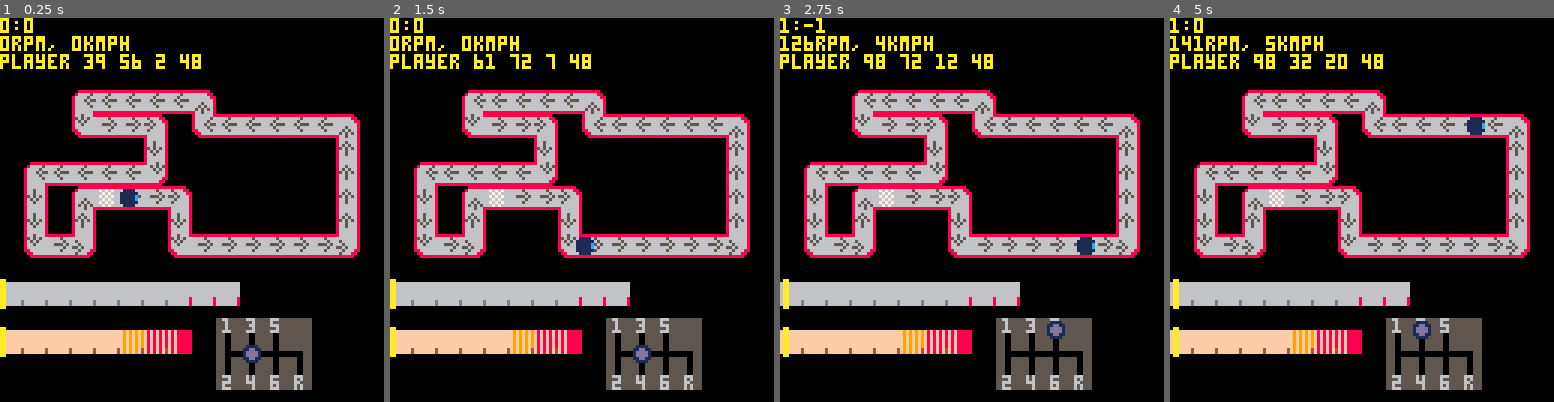
Above: before the commit, frames 1-4 (left to right).
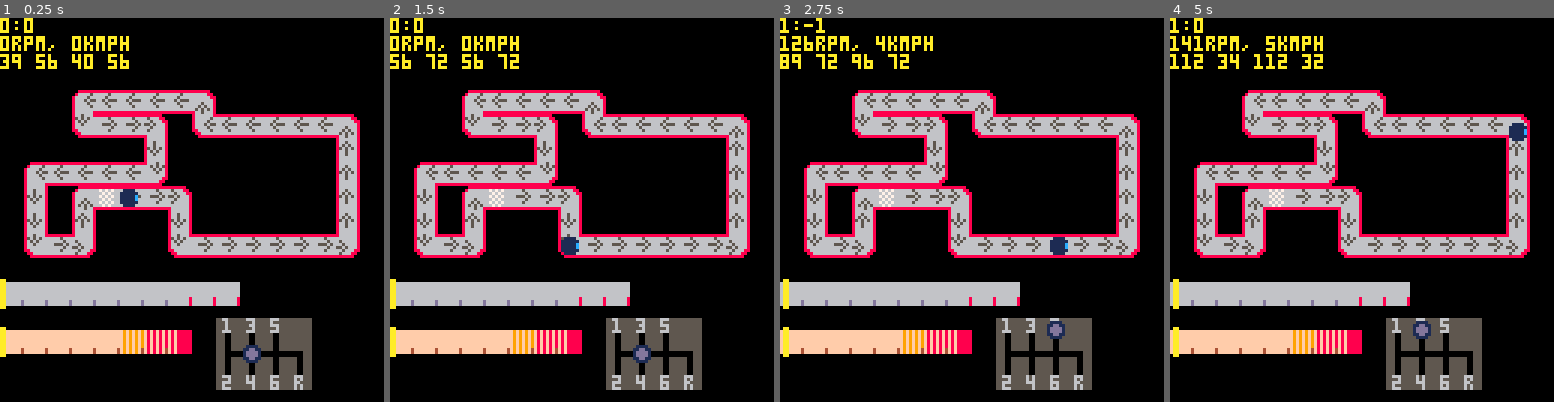
Above: after the commit, the same moments.

Repository: VedVid/PICOdrag
Game: PICO-8 cartridge picodrag.p8
Same seed, same stepped clock (60 frames per second), same inputs: the game is played once before the commit and once after it.
Inputs:
- Up to frame 1 (0.25 s): no input
- Up to frame 2 (1.5 s): no input
- Up to frame 3 (2.75 s): hold Right 1.6-2.1 s; hold Up 2.15-2.42 s; hold Right from 2.47 s (still down)
- Up to frame 4 (5 s): release Right at 3.03 s; hold Left 3.08-3.58 s; hold Down 3.63-3.97 s; hold Right 4.02-4.68 s; hold Up from 4.73 s (still down)

The runs differ from the first frame. In frame 1, 0.8% of the frame differs, in the area x 0-53%, y 9-14%; in frame 2, 1.0%; in frame 3, 1.2%; in frame 4, 1.2%, in the area x 0-93%, y 9-33%.

Commit message:
New approach

Diff:
--- a/picodrag.p8
+++ b/picodrag.p8
@@ -11,11 +11,12 @@
  player = make_player(track)
  car = make_car()
  ui = create_ui(car)
+ d = {}
 end
 
 function _update()
  handle_keys()
- player_update(player, car, track)
+ d = player_update(player, car, track)
  car_update(car)
  gauges_update(ui, car)
 end
@@ -35,10 +36,13 @@
  else
   print("no rpm and speed info")
  end
- if (player) then
-  print("player "..player.x.." "..player.y.." "..player.cell.." "..player.sprite)
- else
-  print("no player found")
+-- if (player) then
+--  print("player "..player.x.." "..player.y.." "..player.cell.." "..player.sprite)
+-- else
+--  print("no player found")
+-- end
+ if (d) then
+  print(player.x.." "..player.y.." "..d[2][1].." "..d[2][2])
  end
 end
 
@@ -381,26 +385,27 @@
 end
 
 function player_update(player, car, track)
- local ccell = player.cell
+ local dir = {0, 0}
  local ncell = track.cells[player.cell]
  if not ncell then
   player.cell = 1
-  ncell = track.cells[player.cell]
- end
- if ncell[1] > player.x then
-  player.x += 1
+  return
+ end
+ if ncell[1] == player.x and
+  ncell[2] == player.y then
+  player.cell += 1
+ elseif ncell[1] > player.x then
+  dir = {1, 0}
  elseif ncell[1] < player.x then
-  player.x -= 1
- end
- if ncell[2] > player.y then
-  player.y += 1
+  dir = {-1, 0}
+ elseif ncell[2] > player.y then
+  dir = {0, 1}
  elseif ncell[2] < player.y then
-  player.y -= 1
- end
-	if ncell[1] == player.x and
-	 ncell[2] == player.y then
-	 player.cell += 1
-	end
+  dir = {0, -1}
+ end
+ player.x += dir[1]
+ player.y += dir[2]
+ return {dir, ncell}
 end
 
 function make_car()
